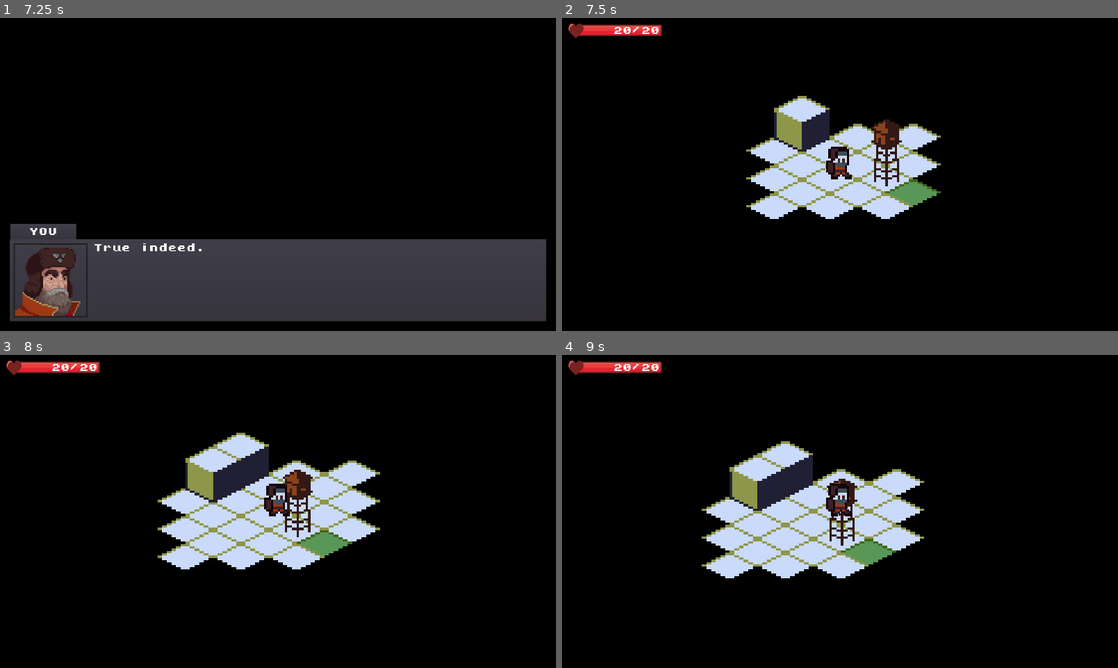
Above: before the commit, frames 1-4 (two rows, left to right).
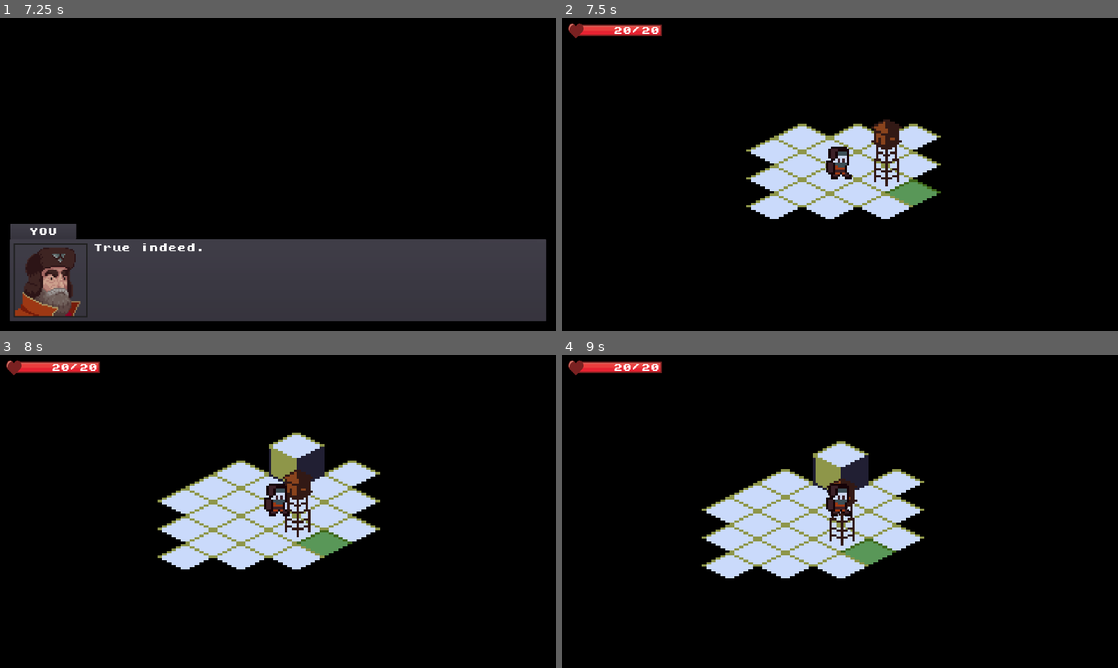
Above: after the commit, the same moments.

Repository: ZeeHatcher/project-forgotten
Game: Godot game, scene res://scenes/start_screen/start_screen.tscn
Two runs of this game, one before a commit and one after it. Both use one fixed random seed, a clock stepped at 60 frames per second and the inputs below.
Inputs (mouse positions are in pixels of both pictures, inside the frame that each line leads up to):
- Up to frame 1 (7.25 s): tap Enter at 0.5, 5, 6.5 s; move the mouse to (400, 158) at 0.52 s; hold D (move_right) 0.53-1.25 s; hold Tab (journal) 0.53-1.25 s; click (400, 158) at 0.67 s; click "Start" at 1.25 s; tap Space at 2, 5.75 s; move the mouse to (166, 190) at 2.02 s; hold S (move_down) 2.03-2.78 s; tap Tab (journal) every 1.5 s from 2.1 to 6.6 s; move the mouse to (333, 105) at 2.77 s; hold D (move_right) 2.78-3.53 s; hold Tab (journal) 2.78-3.53 s; move the mouse to (250, 237) at 3.52 s; hold W (move_up) 3.53-4.28 s; click (250, 237) at 3.67 s; move the mouse to (444, 221) at 4.27 s; hold Tab (journal) 4.28-5.03 s; hold A (move_left) 4.28-5.78 s; move the mouse to (111, 127) at 5.02 s; move the mouse to (305, 174) at 5.77 s; hold S (move_down) 5.78-6.53 s; hold Tab (journal) 5.78-6.53 s; click (305, 174) at 5.92 s; move the mouse to (194, 96) at 6.52 s; hold D (move_right) from 6.53 s (still down)
- Up to frame 2 (7.5 s): tap Space at 7.25 s; move the mouse to (962, 158) at 7.27 s; release D (move_right) at 7.28 s; hold W (move_up) from 7.28 s (still down); hold Tab (journal) from 7.28 s (still down)
- Up to frame 3 (8 s): keep holding W (move_up); keep holding Tab (journal)
- Up to frame 4 (9 s): move the mouse to (728, 527) at 8.02 s; release W (move_up) at 8.03 s; release Tab (journal) at 8.03 s; hold D (move_right) 8.03-8.78 s; tap Tab (journal) at 8.1 s; click (728, 527) at 8.17 s; move the mouse to (895, 442) at 8.77 s; hold S (move_down) from 8.78 s (still down); hold Tab (journal) from 8.78 s (still down)

Frame 1 is identical in both runs. In frame 2, 1.4% of the frame differs, in the area x 38-49%, y 24-43%; in frame 3, 3.5%, in the area x 33-59%, y 24-48%; in frame 4, 3.5%.

Commit message:
chore: tutorial event adjustments

Diff:
--- a/events/crash_site_1.json
+++ b/events/crash_site_1.json
@@ -28,7 +28,7 @@
       ]
     },
     {
-      "description": "NOTE:\nThe game auto-saves from time to time.\n\nThe journal allows you to reload the game from previously saved states.\n\nPress TAB or click the Journal icon on the left side of the screen to open it.\"",
+      "description": "NOTE:\nThe game auto-saves from time to time.\n\nThe journal allows you to reload the game from previously saved states.\n\nPress TAB or click the Journal icon on the left side of the screen to open it.",
       "choices": [
         {
           "description": "Got it",
--- a/events/tower_tutorial.json
+++ b/events/tower_tutorial.json
@@ -43,7 +43,7 @@
       ]
     },
     {
-      "description": "NOTE:\nThe map shows you the layout of the area and any potential points of interest. Press \"M\" or click on the Map icon to the left to open/close it.",
+      "description": "NOTE:\nThe map shows you the layout of the area and any potential points of interest.\n\nPress \"M\" or click on the Map icon to the left to open/close it.",
       "choices": [
         {
           "description": "Got it",
--- a/scenes/tutorial/tutorial.tscn
+++ b/scenes/tutorial/tutorial.tscn
@@ -70,7 +70,7 @@
 collision_layer = 2
 collision_mask = 0
 format = 1
-tile_data = PoolIntArray( -393218, 5, 0, -393217, 5, 0, -458752, 5, 0, -458751, 5, 0, -458750, 5, 0, -65538, 10, 0, -2, 9, 0, -65535, 11, 0, 131070, 8, 0, 196606, 7, 0 )
+tile_data = PoolIntArray( -393218, 5, 0, -393217, 5, 0, -458752, 5, 0, -458751, 5, 0, -458750, 5, 0, -131073, 10, 0, -65535, 11, 0, 65533, 8, 0, 65538, 9, 0, 196606, 7, 0 )
 script = ExtResource( 22 )
 
 [node name="Player" parent="." instance=ExtResource( 18 )]
